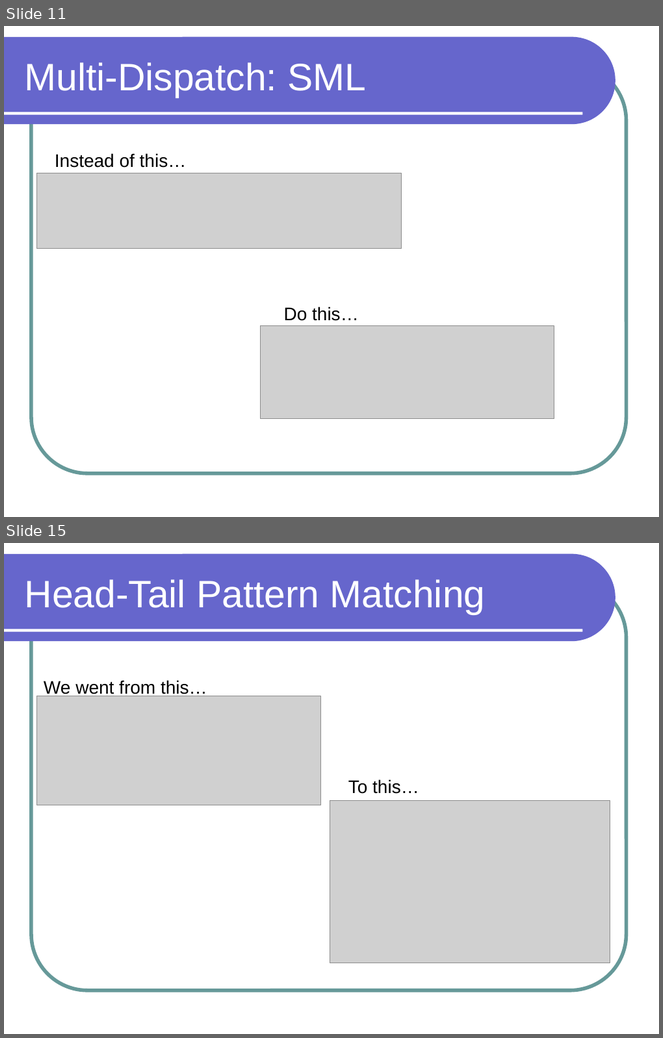
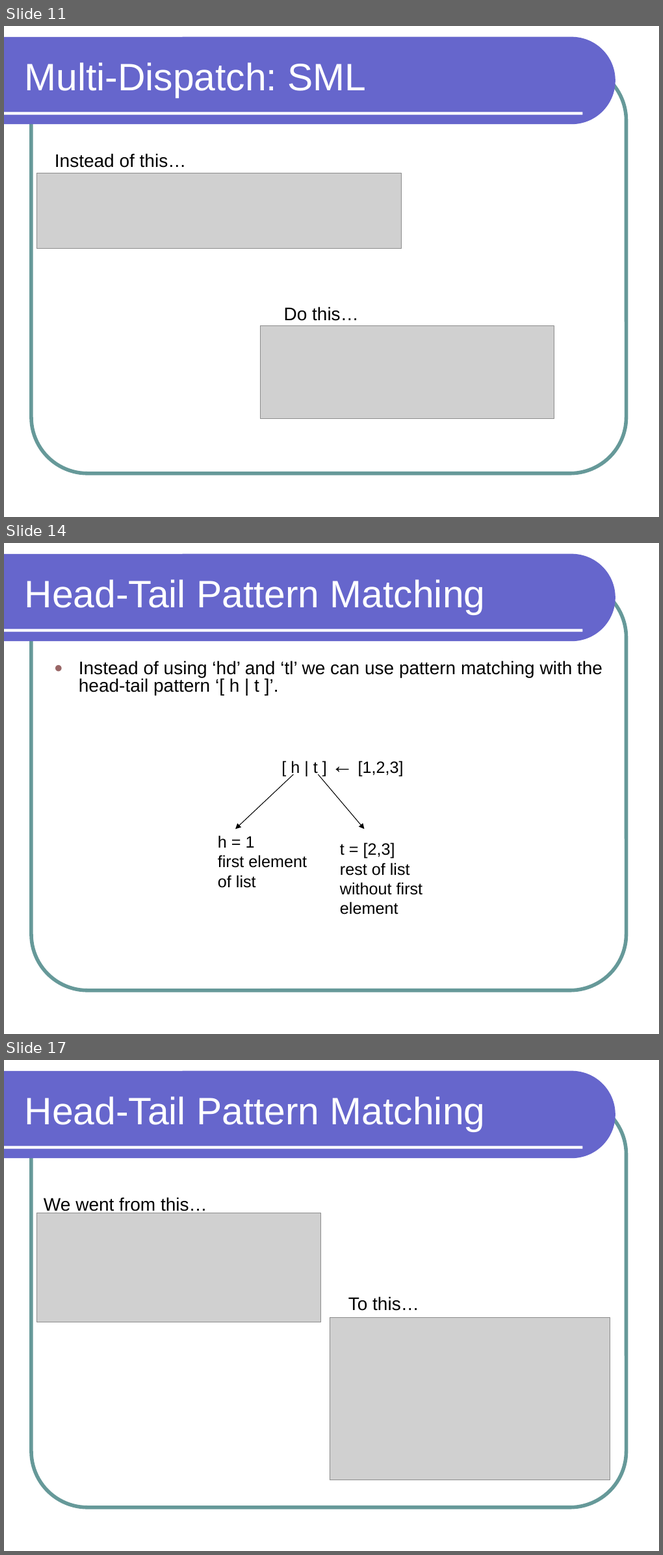
Before and after one commit to lutzhamel/CSC301, a slide deck: notes/csc301-ln013.ppt. Shown one above the other, each under a label of ours: slides 11 and 15 before the commit, slides 11, 14 and 17 after it; the slides between them are not shown. The pictures are 663x1038 and 663x1555 pixels, drawn with LibreOffice and Linux fonts; fonts in the diff are those of the drawing; grey boxes stand for pictures. Boxes give left, top, right and bottom in pixels: in the first picture for what was removed or moved away, otherwise in the second. Text is boxed around its words. In the diff, an @@ line names an element or a change of style, - is before the commit and + after.

```diff
--- a/notes/csc301-ln013.ppt
+++ b/notes/csc301-ln013.ppt
@@ slide 14 added at <box>4,543,659,1034</box>, background #FFFFFF; not listed: 3 template elements that a slide beside it also shows @@
@@ title added at <box>25,579,485,615</box>, 42 pt, text #FFFFFF @@
+Head-Tail Pattern Matching
@@ text added at <box>79,661,603,695</box>, 20 pt, text #000000 @@
+● Instead of using ‘hd’ and ‘tl’ we can use pattern matching with the head-tail pattern ‘[ h | t ]’.
@@ arrow added from (294, 774) to (235, 829), #000000 0.74 pt @@
@@ text added at <box>291,761,404,776</box>, 18 pt, text #000000 @@
+[ h | t ] ← [1,2,3]
@@ arrow added from (319, 774) to (364, 829), #000000 0.74 pt @@
@@ text added at <box>218,835,307,888</box>, 18 pt, text #000000 @@
+h = 1
+first element
+of list
@@ text added at <box>340,843,423,915</box>, 18 pt, text #000000 @@
+t = [2,3]
+rest of list
+without first
+element
@@ what was slide 15 is now slide 17 @@
```
Also in this commit, not shown: 8 slides changed, 6 other slides added, 4 other files.
